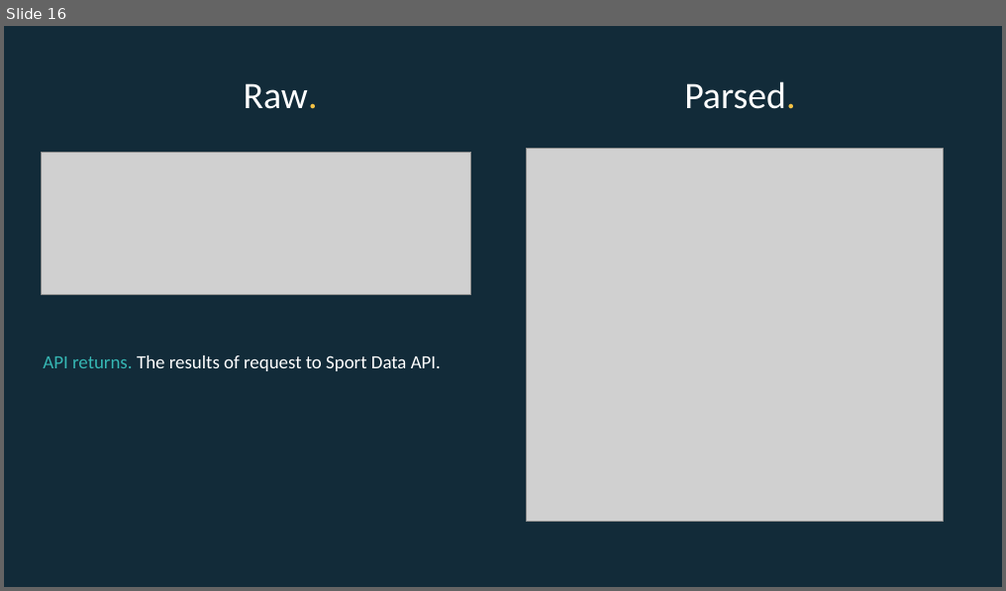
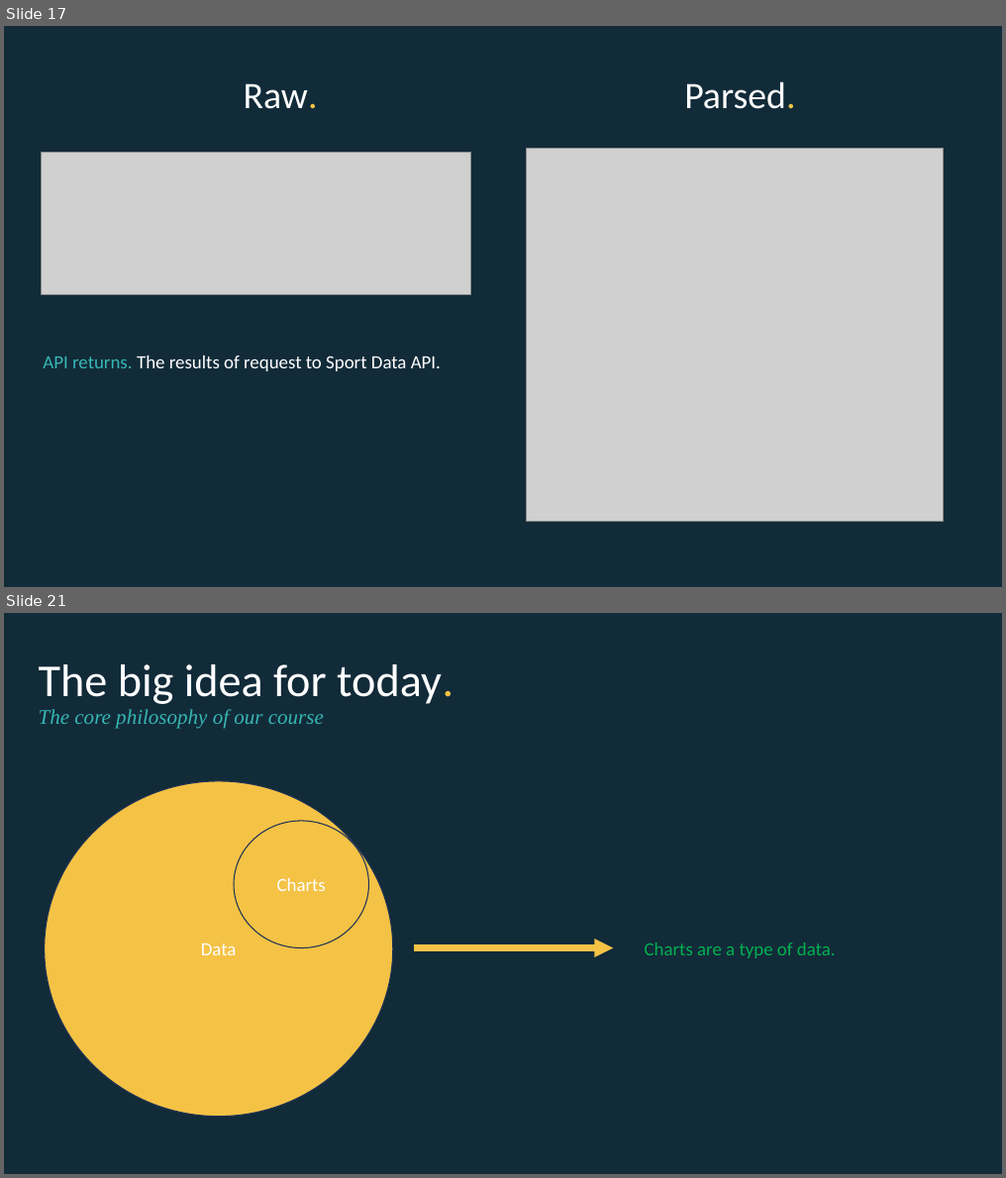
Before and after one commit to EconomicsObservatory/courses, a slide deck: 1/1_Charts_as_data.pptx. Shown one above the other, each under a label of ours: slide 16 before the commit, slides 17 and 21 after it; the slides between them are not shown. The pictures are 1006x591 and 1006x1178 pixels, drawn with LibreOffice and Linux fonts; fonts in the diff are those of the drawing; grey boxes stand for pictures. Boxes give left, top, right and bottom in pixels: in the first picture for what was removed or moved away, otherwise in the second. Text is boxed around its words. In the diff, an @@ line names an element or a change of style, - is before the commit and + after.

```diff
--- a/1/1_Charts_as_data.pptx
+++ b/1/1_Charts_as_data.pptx
@@ slide 21 added at (4, 613, 1002, 1174), background #122B39 @@
@@ text added at (39, 664, 453, 729), 20 pt, text #36B7B4, italic @@
+The big idea for today.
+The core philosophy of our course
@@ ellipse added at (45, 781, 393, 1117), fill #F4C245, outline #1E3256 1 pt, 18 pt, text #FFFFFF @@
+Data
@@ ellipse added at (234, 821, 369, 949), fill #F4C245, outline #1E3256 1 pt, 18 pt, text #FFFFFF @@
+Charts
@@ arrow added from (414, 949) to (614, 949), #F4C245 6 pt @@
@@ text added at (645, 943, 836, 959), 18 pt, text #00B050 @@
+  Charts are a type of data.
@@ what was slide 16 is now slide 17 @@
```
Also in this commit, not shown: 7 slides changed, 19 other slides added, 6 slides removed.
